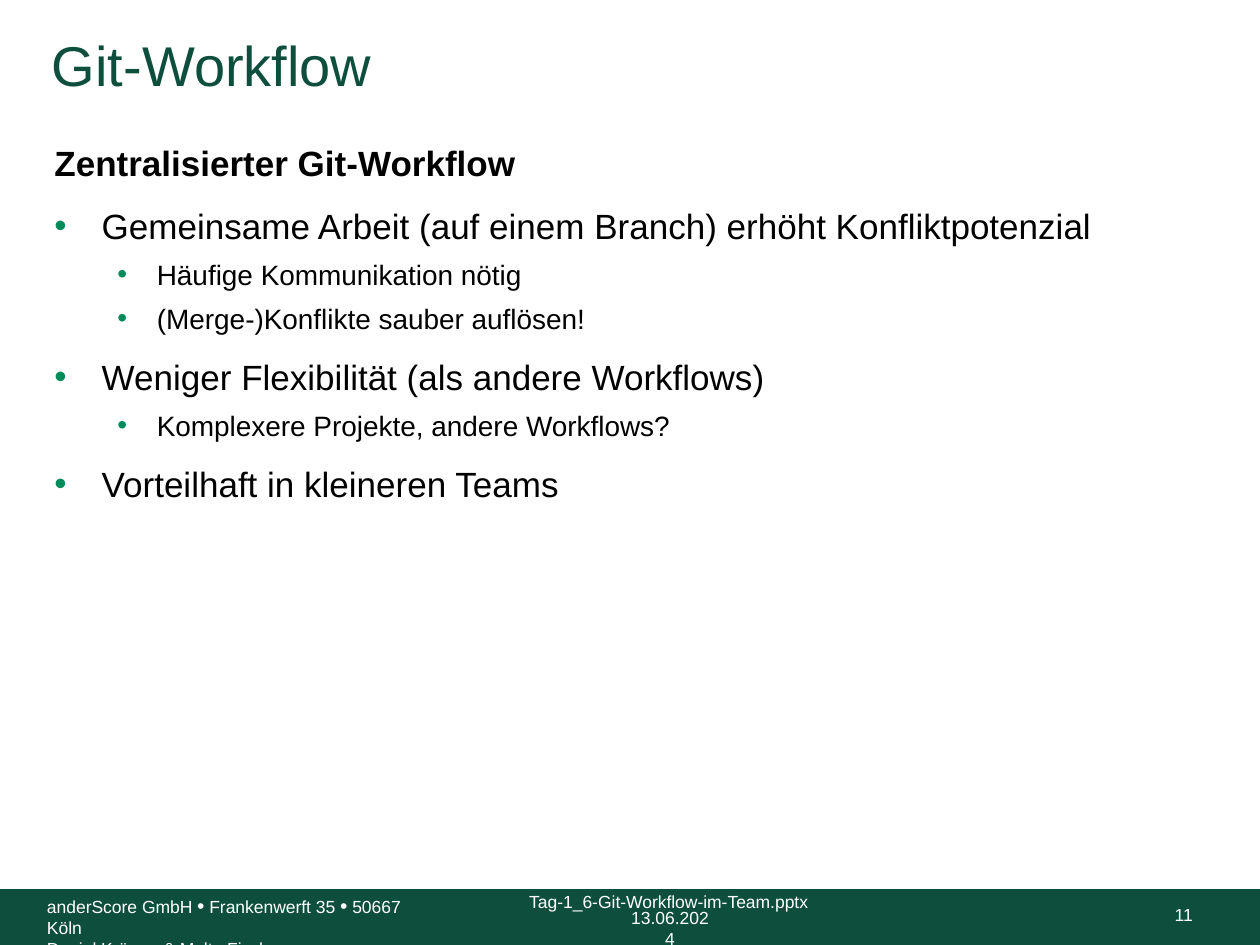
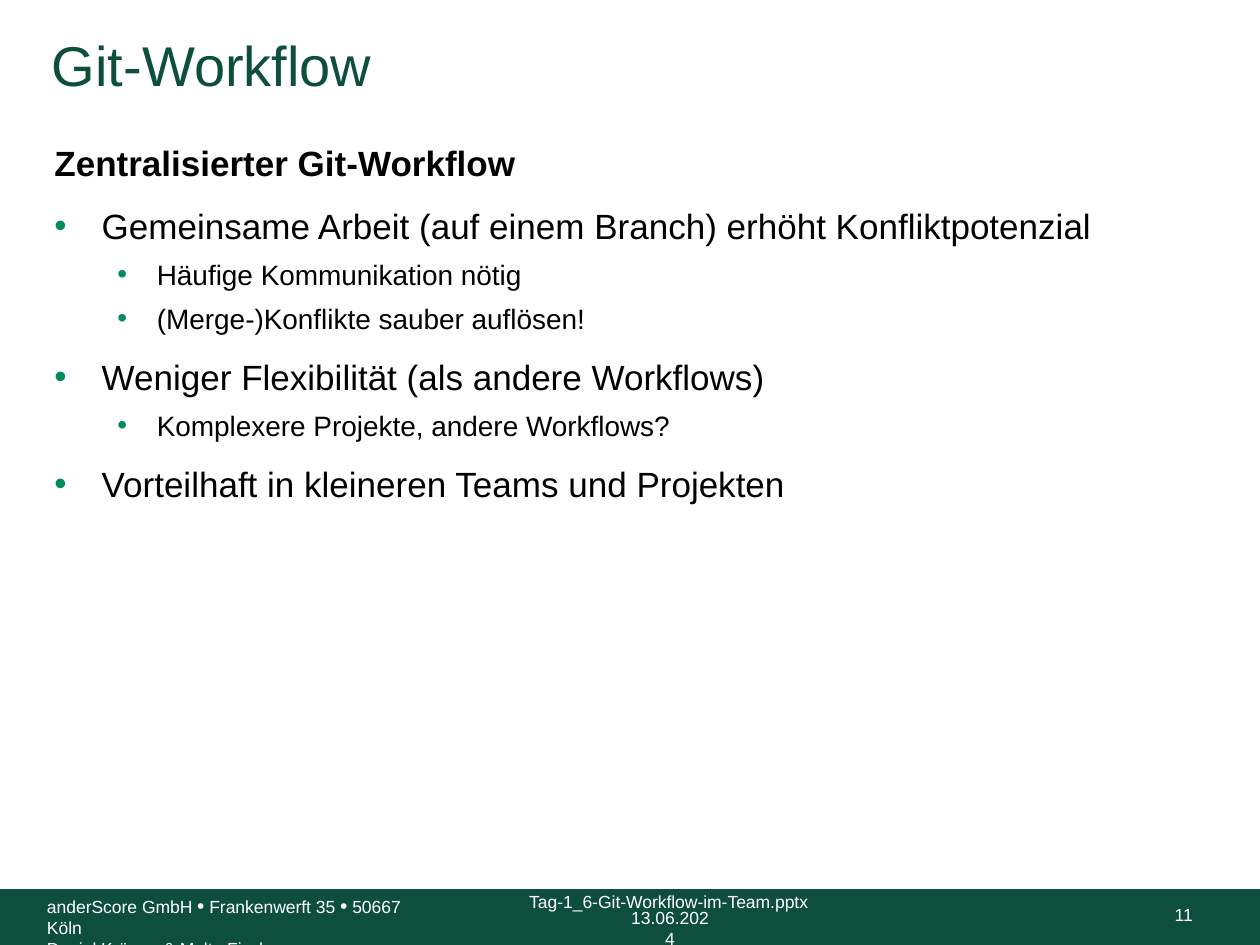
Before and after one commit to anderscore-gmbh/gitlab, a slide deck: slide 11 of slides/Tag-1_6-Git-Workflow-im-Team.pptx. Drawn at 1260x945 pixels with LibreOffice and Linux fonts; fonts in the diff are those of the drawing; background and template pictures are left out. Boxes give left, top, right and bottom in pixels: in the first picture for what was removed or moved away, otherwise in the second. Text is boxed around its words. In the diff, an @@ line names an element or a change of style, - is before the commit and + after.

Commit message:
Updated git and workflow slides

```diff
--- a/slides/Tag-1_6-Git-Workflow-im-Team.pptx
+++ b/slides/Tag-1_6-Git-Workflow-im-Team.pptx
@@ text at <box>102,471,785,504</box>: text changed @@
-• Vorteilhaft in kleineren Teams
+• Vorteilhaft in kleineren Teams und Projekten
```
Also in this commit, not shown: 4 other slides changed, 5 other files.
